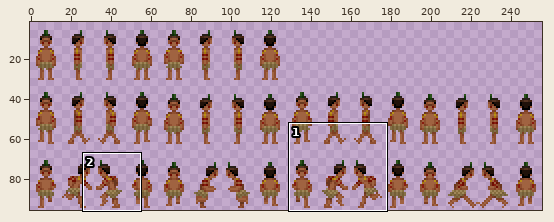
Two versions of one sprite sheet, Assets/Sprites/Player/player.png. The picture above shows the old version from afar; the outline marks the close-up.
Close-up. As it was:
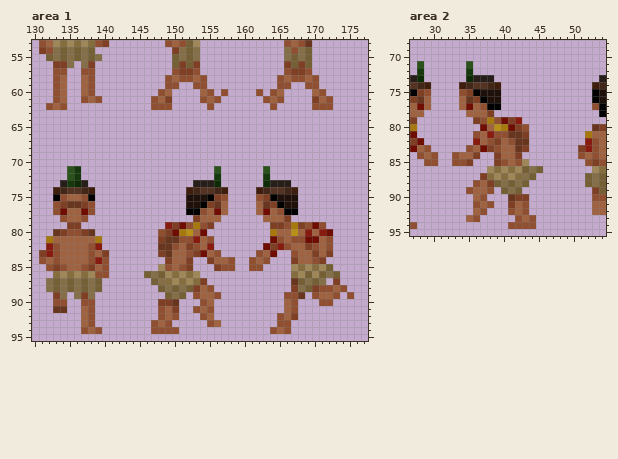
The file is 256x96 pixels. Colours within 5 levels of each other are drawn and written as one. Shown: area 1: x 130..177, y 53..95; area 2: x 27..54, y 68..95. The wide view leaves out empty margins. The commit also changed other parts of the picture, which this record leaves out.
Once edited:
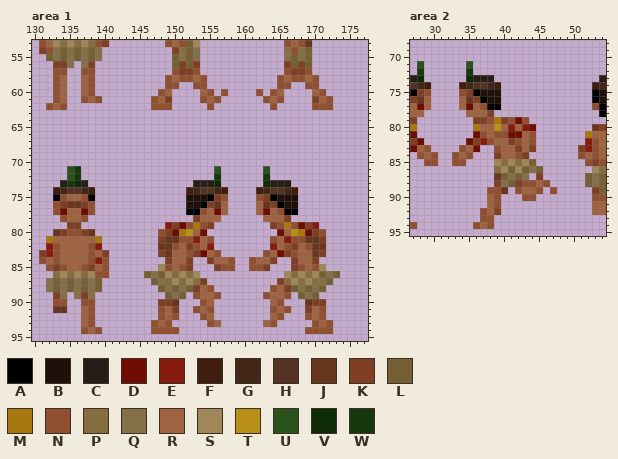
Palette (. is transparent): A #000000  B #1f1109  C #271e19  D #6f0d02  E #881b0f  F #3f1e0d  G #422617  H #543322  J #68361e  K #7e3f24  L #755f35  M #a7780d  N #8f4f30  P #856d3e  Q #846f48  R #a06341  S #a08759  T #b89017  U #2b521b  V #0d2b05  W #15390c
From old to new:
--- area 1
@@ x 137..141 @@
 53 SPNK.
-54 QL...
+54 QLQ..
 55 QLQ..
@@ x 160..177 @@
 78 ...RRRK...........
-79 ....KKNMKNDN......
-80 ....MRRTRERED.....
-81 ....DNRNNDDRN.....
-82 ...DKENRRKNRN.....
-83 ..NRD..NRRKRK.....
-84 .NRN...KRRNK......
-85 .NN....SPSPSL.....
-86 .......PSLSLQL....
-87 .......JLQLQ.K....
-88 .......KQLKNNRN...
-89 ......NNJ.NRRN.N..
-90 ......RN...NN.....
-91 ......RN..........
-92 .....NRK..........
-93 .....NN...........
-94 ....NRN...........
+79 ....KNMNDKE.......
+80 .....DRTMDKN......
+81 ....NRENNJJK......
+82 ....ERNKRNJJ......
+83 ...NRDKNRRJK......
+84 .NRRK..KRRK.......
+85 .NNK...KNRNS......
+86 ......SPSPSLQL....
+87 .....KPSPSPQL.....
+88 ....NRKLQLQL......
+89 ...NRRN.LQL.......
+90 ....RN...JKK......
+91 ....NRN..KRN......
+92 ....RN...NRN......
+93 ...RN.....NRN.....
+94 .........NNNN.....
 95 ..................
--- area 2
@@ x 32..49 @@
 78 ...RRRK...........
-79 ....KNMNDKE.......
-80 .....DRTMDKN......
-81 ....NRENNJJK......
-82 ....ERNKRNJJ......
-83 ...NRDKNRRJK......
-84 .NRRK..KRRK.......
-85 .NNK...KNRNS......
-86 ......SPSPSLQL....
-87 .....KPSPSPQL.....
-88 ....NRKLQLQL......
-89 ...NRRN.LQL.......
-90 ....RN...JKK......
-91 ....NRN..KRN......
-92 ....RN...NRN......
-93 ...RN.....NRN.....
-94 .........NNNN.....
+79 ....KKNMKNDN......
+80 ....MRRTRERED.....
+81 ....DNRNNDDRN.....
+82 ...DKENRRKNRN.....
+83 ..NRD..NRRKRK.....
+84 .NRN...KRRNK......
+85 .NN....SPSPSL.....
+86 .......PSLSLQL....
+87 .......JLQLQ.K....
+88 .......KQLKNNRN...
+89 ......NNJ.NRRN.N..
+90 ......RN...NN.....
+91 ......RN..........
+92 .....NRK..........
+93 .....NN...........
+94 ....NRN...........
 95 ..................
Pixel boxes of the changes (left, top, right, bottom) in both close-ups:
added: (95, 47, 102, 54)
changed: (256, 222, 354, 334)
changed: (459, 117, 557, 229)
